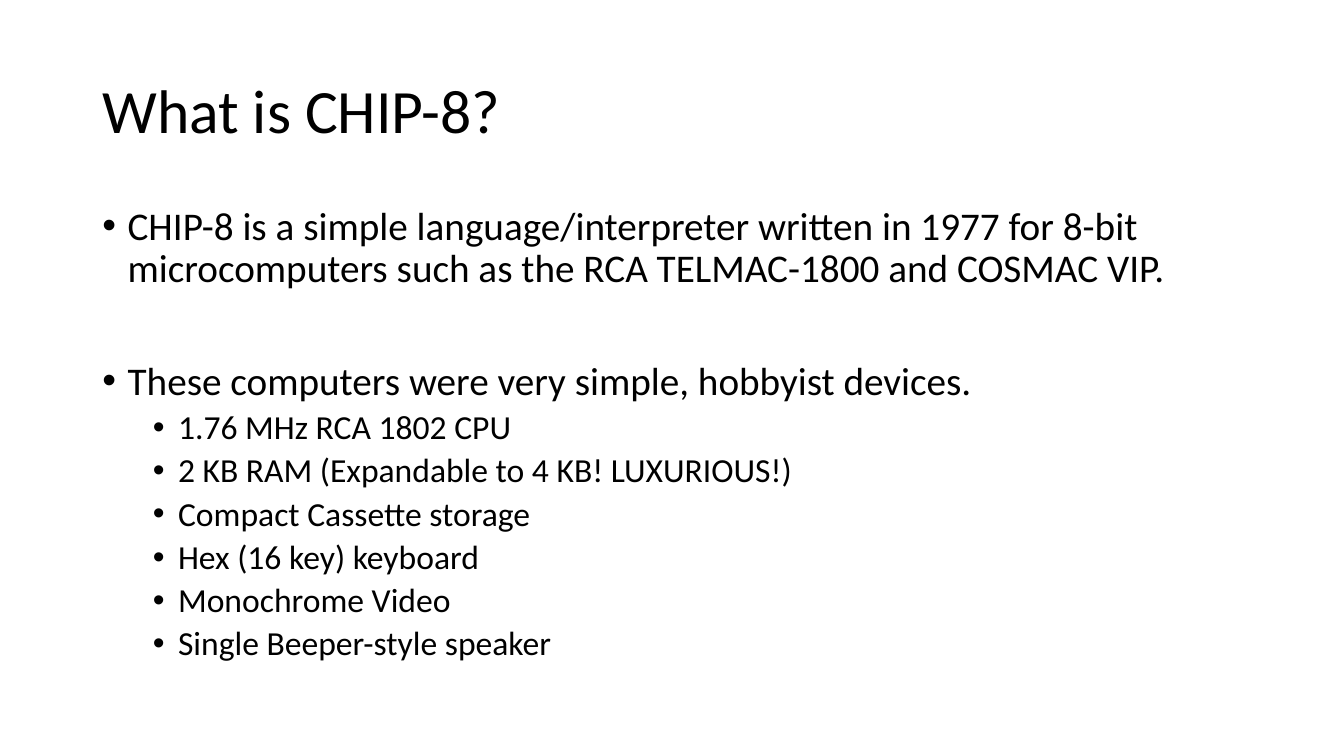
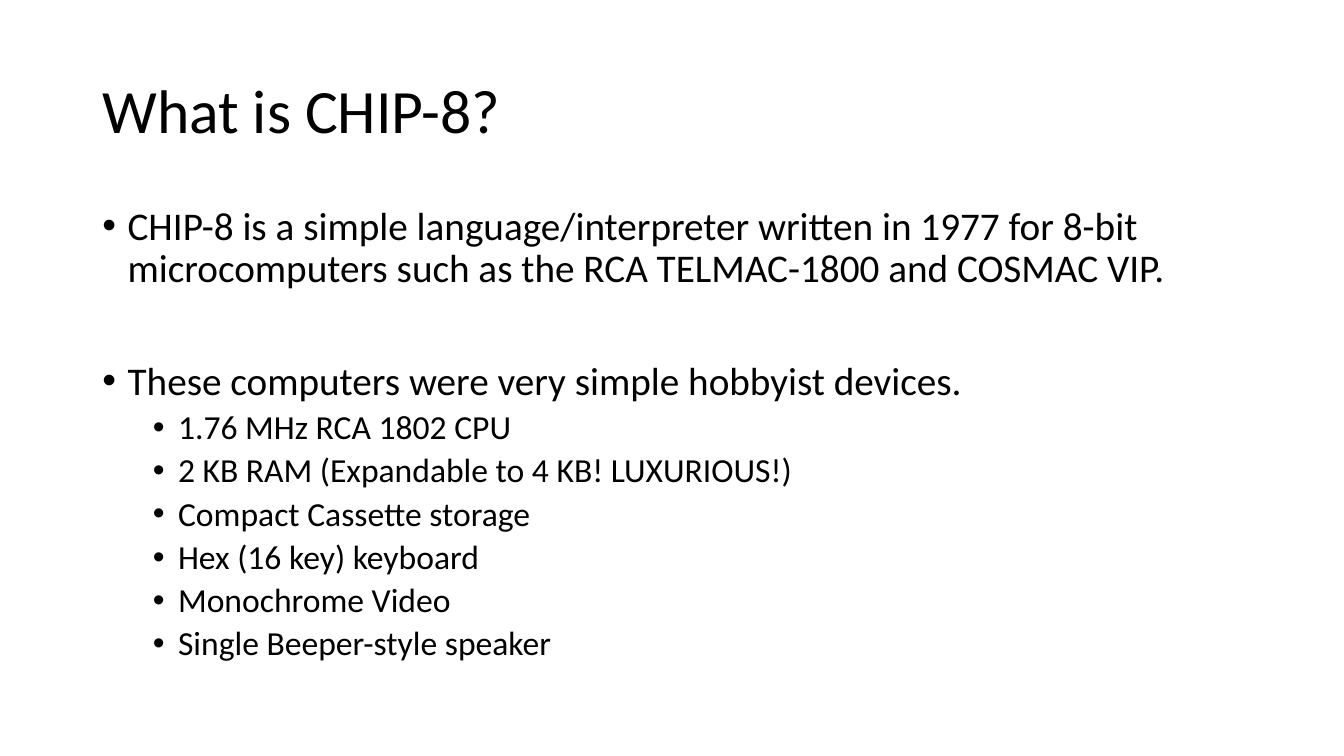
Before and after one commit to sfaria/CHIP-8-Emulator, a slide deck: slide 5 of Let’s Write an Emulator!.pptx. Drawn at 1344x756 pixels with LibreOffice and Linux fonts; fonts in the diff are those of the drawing. Boxes give left, top, right and bottom in pixels: in the first picture for what was removed or moved away, otherwise in the second. Text is boxed around its words. In the diff, an @@ line names an element or a change of style, - is before the commit and + after.

```diff
--- a/Let’s Write an Emulator!.pptx
+++ b/Let’s Write an Emulator!.pptx
@@ text at (128, 367, 962, 402): text changed @@
-• These computers were very simple, hobbyist devices.
+• These computers were very simple hobbyist devices.
```
Also in this commit, not shown: 6 other slides changed, 3 slides added, 1 other file.
